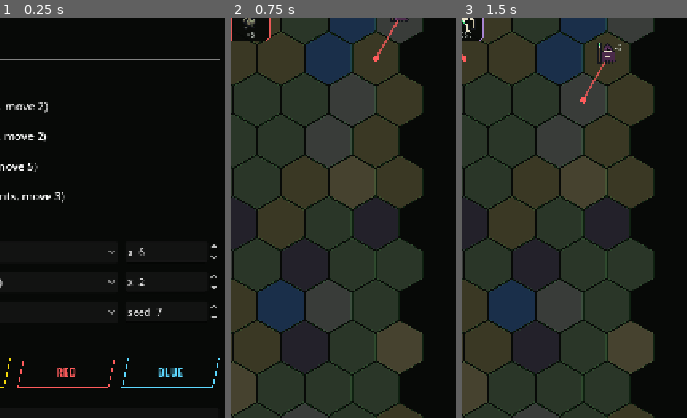
Above: before the commit, frames 1-3 (left to right).
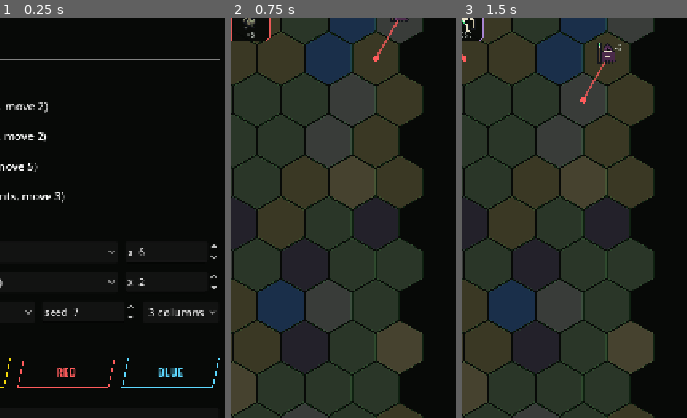
Above: after the commit, the same moments.

Repository: ryanjdmartin/riftgate
Game: Godot game, scene res://game/harness.tscn
The game is run twice, just before and just after one commit, with the same random seed, the same clock (stepped at 60 frames per second) and the same inputs.
Inputs:
- Up to frame 1 (0.25 s): no input
- Up to frame 2 (0.75 s): click "Battle" at 0.5 s
- Up to frame 3 (1.5 s): click "RESOLVE" at 1.25 s
The pictures show only the part of the screen within x 47-97%, y 6-56%; the shares and areas given below are measured in that part.

The runs differ from the first frame. In frame 1, 0.5% of the frame differs, in the area x 11-97%, y 71-75%; in frame 2, nothing differs; in frame 3, nothing differs.

Commit message:
Formation width as a setting; horde design direction; art lab page
- Skirmish.new(seed, columns): front and back sized to the width; every loop uses it.
  Battle.columns passes it to each skirmish; the harness has a 3/4 columns picker;
  RIFTGATE_COLUMNS=4 for the standalone screen. Three by default. Column centres on the
  screen come from the count (210 px pitch for three, 176 for four).
- Bible: few machines versus a horde as the fantasy the hooks come from (area damage,
  taunt, mitigation, non-optimal rank and file, thought-through demon and eldritch tiers,
  commander units whose death scrambles a squad's targeting); enemy content is proof of
  concept and will be replaced; open questions added.
- docs/art-lab.html collects every art experiment with what each showed; images under
  docs/art-lab/, third-party-derived ones under the ignored docs/art-lab/ext/.

Tests: 116 tests, 1478 checks, 0 failures.

Co-Authored-By: Claude Fable 5.1 <noreply@anthropic.com>

Diff:
--- a/game/harness.gd
+++ b/game/harness.gd
@@ -16,6 +16,7 @@
 var _count_b: SpinBox
 var _boss: OptionButton
 var _seed: SpinBox
+var _columns: OptionButton
 var _menu: Control
 var _current: Node = null
 
@@ -96,6 +97,13 @@
 	row_c.add_child(_boss)
 	_seed = _spin("seed", 1, 9999, 7)
 	row_c.add_child(_seed)
+	_columns = OptionButton.new()
+	_columns.add_theme_font_size_override("font_size", 18)
+	for n in [3, 4]:
+		_columns.add_item("%d columns" % n)
+		_columns.set_item_metadata(_columns.item_count - 1, n)
+	_columns.select(0)
+	row_c.add_child(_columns)
 
 	col.add_child(_label("HUD colour", 20, Palette.INK))
 	var swatches := HBoxContainer.new()
@@ -171,7 +179,7 @@
 
 
 func _on_fight() -> void:
-	var sk := Skirmish.new(int(_seed.value))
+	var sk := Skirmish.new(int(_seed.value), int(_columns.get_item_metadata(_columns.selected)))
 	var uid := 1
 	for id in _chassis_checks.keys():
 		if _chassis_checks[id].button_pressed:
@@ -221,6 +229,7 @@
 	if fac.is_empty() or not db.factions.has(fac):
 		fac = "undead"
 	var b := Battle.new(int(_seed.value))
+	b.columns = int(_columns.get_item_metadata(_columns.selected))
 	b.setup(team, fac)
 	var screen: BattleScreen = BATTLE_SCENE.instantiate()
 	screen.battle = b
--- a/game/skirmish/skirmish_screen.gd
+++ b/game/skirmish/skirmish_screen.gd
@@ -23,7 +23,6 @@
 
 const W := 720.0
 const H := 1280.0
-const COL_X := [150.0, 360.0, 570.0]
 const BACK_Y := 60.0
 const FRONT_Y := 254.0
 const SLOT_SIZE := Vector2(150, 194)     # floating gauge 18 + 48x64 foe at 2x + chip row 38
@@ -113,10 +112,10 @@
 
 ## Standalone default, used when the scene runs on its own (screenshots, quick checks): two
 ## chained undead squads. RIFTGATE_TEAM=bulwark,sentinel,raptor,anvil overrides the team;
-## RIFTGATE_ELITE=1 adds the faction's boss as a third unit.
+## RIFTGATE_ELITE=1 adds the faction's boss as a third unit; RIFTGATE_COLUMNS=4 widens the formation.
 static func _default_skirmish() -> Skirmish:
 	var db := ContentDB.load_default()
-	var s := Skirmish.new(7)
+	var s := Skirmish.new(7, int(OS.get_environment("RIFTGATE_COLUMNS")) if not OS.get_environment("RIFTGATE_COLUMNS").is_empty() else Skirmish.DEFAULT_COLUMNS)
 	var team: Array = ["bulwark", "sentinel", "raptor"]
 	var env := OS.get_environment("RIFTGATE_TEAM")
 	if not env.is_empty():
@@ -139,8 +138,13 @@
 func _build() -> void:
 	for c in get_children():
 		c.queue_free()
-	_slot_views = [[null, null, null], [null, null, null]]
-	_massive_views = [null, null, null]
+	_slot_views = [[], []]
+	for rank in range(2):
+		_slot_views[rank].resize(sk.columns)
+		_slot_views[rank].fill(null)
+	_massive_views = []
+	_massive_views.resize(sk.columns)
+	_massive_views.fill(null)
 	_mech_views.clear()
 	_dice.clear()
 	custom_minimum_size = Vector2(W, H)
@@ -168,12 +172,12 @@
 
 	# Formation: six slot views, three massive views (hidden until needed). Ranks need no
 	# label; the back rank is the one behind.
-	for col in range(Skirmish.COLUMNS):
+	for col in range(sk.columns):
 		for rank in range(2):
 			var v := UnitView.new()
 			v.is_enemy = true
 			var y := FRONT_Y if rank == 0 else BACK_Y
-			_place(v, Vector2(COL_X[col] - SLOT_SIZE.x * 0.5, y), SLOT_SIZE)
+			_place(v, Vector2(_col_x(col) - SLOT_SIZE.x * 0.5, y), SLOT_SIZE)
 			v.held.connect(_on_foe_held.bind(v))
 			v.hold_released.connect(_on_hold_released)
 			v.double_tapped.connect(_on_foe_double_tapped.bind(v))
@@ -182,7 +186,7 @@
 		mv.is_enemy = true
 		mv.massive = true
 		mv.visible = false
-		_place(mv, Vector2(COL_X[col] - MASSIVE_SIZE.x * 0.5, BACK_Y), MASSIVE_SIZE)
+		_place(mv, Vector2(_col_x(col) - MASSIVE_SIZE.x * 0.5, BACK_Y), MASSIVE_SIZE)
 		mv.held.connect(_on_foe_held.bind(mv))
 		mv.hold_released.connect(_on_hold_released)
 		mv.double_tapped.connect(_on_foe_double_tapped.bind(mv))
@@ -417,6 +421,13 @@
 	return W * 0.5 + (i - (n - 1) * 0.5) * PITCH
 
 
+## Enemy column centres: three columns at a wide pitch, four at a tight one.
+func _col_x(col: int) -> float:
+	var n := sk.columns
+	var pitch := 210.0 if n <= 3 else minf(176.0, (W - 16.0) / n)
+	return W * 0.5 + (col - (n - 1) * 0.5) * pitch
+
+
 func _place(c: Control, pos: Vector2, sz: Vector2) -> void:
 	c.position = pos
 	c.size = sz
@@ -452,7 +463,7 @@
 		elif f != null and f.kind != Face.Kind.BLANK:
 			support = true
 
-	for col in range(Skirmish.COLUMNS):
+	for col in range(sk.columns):
 		var front_foe := sk.foe_at(0, col)
 		var massive := front_foe != null and front_foe.is_massive()
 		var mv: UnitView = _massive_views[col]
--- a/sim/battle.gd
+++ b/sim/battle.gd
@@ -37,6 +37,7 @@
 var current: Skirmish = null
 var last_result: Battlefield.PhaseResult = null
 var skirmishes_fought: int = 0
+var columns: int = Skirmish.DEFAULT_COLUMNS   # formation width for every skirmish this battle opens
 
 
 func _init(seed_arg: int = 1) -> void:
@@ -173,7 +174,7 @@
 
 ## The mechs of the group fight every foe the group's squads unpack into.
 func _build_skirmish(group: Array) -> Skirmish:
-	var sk := Skirmish.new(rng.randi())
+	var sk := Skirmish.new(rng.randi(), columns)
 	for u in group:
 		if not field.units.has(u):
 			continue
--- a/sim/skirmish.gd
+++ b/sim/skirmish.gd
@@ -20,7 +20,7 @@
 enum State { SETUP, ROUND_START, ASSIGN, DONE }
 enum Outcome { NONE, VICTORY, DEFEAT, WITHDRAWN }
 
-const COLUMNS := 3
+const DEFAULT_COLUMNS := 3   # the formation's width; four makes more of a horde
 const REROLLS_PER_ROUND := 3
 const DANGER_CLOSE_DIVISOR := 2
 const BURN_PER_STACK := 10          # damage each stack deals per round
@@ -50,8 +50,9 @@
 var rng := RandomNumberGenerator.new()
 var mechs: Array[MechState] = []
 var squads: Array[Unit] = []
-var front: Array = [null, null, null]
-var back: Array = [null, null, null]
+var columns: int = DEFAULT_COLUMNS
+var front: Array = []
+var back: Array = []
 var pool: Array[Foe] = []
 var round: int = 0
 var rerolls_left: int = 0
@@ -63,8 +64,13 @@
 var last_roll: Dictionary = {}
 
 
-func _init(seed_value: int = 0) -> void:
+func _init(seed_value: int = 0, columns_arg: int = DEFAULT_COLUMNS) -> void:
 	rng.seed = seed_value
+	columns = maxi(1, columns_arg)
+	front.resize(columns)
+	front.fill(null)
+	back.resize(columns)
+	back.fill(null)
 
 
 # ---------------------------------------------------------------- setup
@@ -218,7 +224,7 @@
 	var f := ms.face()
 	if f == null or not f.is_attack():
 		return out
-	for col in range(COLUMNS):
+	for col in range(columns):
 		if front[col] != null and not out.has(front[col]):
 			out.append(front[col])
 		if back[col] != null and not out.has(back[col]) and (f.reach == Face.Reach.INDIRECT or is_exposed(col)):
@@ -356,7 +362,7 @@
 	var hit: Array[Foe] = [target]
 	if f.has(Face.Keyword.CLEAVE):
 		for c in [target.column - 1, target.column + 1]:
-			if c >= 0 and c < COLUMNS:
+			if c >= 0 and c < columns:
 				var n := foe_at(target.rank, c)
 				if n != null and not hit.has(n):
 					hit.append(n)
@@ -455,7 +461,7 @@
 # ---------------------------------------------------------------- formation
 
 func _clear_dead() -> void:
-	for col in range(COLUMNS):
+	for col in range(columns):
 		for rank in [front, back]:
 			var f: Foe = rank[col]
 			if f != null and not f.alive():
@@ -467,7 +473,7 @@
 
 ## Back-rank foes that do not prefer the back step up into an empty front slot.
 func _advance() -> void:
-	for col in range(COLUMNS):
+	for col in range(columns):
 		if front[col] == null and back[col] != null and not back[col].prefers_back and not back[col].is_massive():
 			var f: Foe = back[col]
 			back[col] = null
@@ -479,19 +485,19 @@
 ## front-preferrers only, and back slots take back-preferrers first, then anyone waiting
 ## to step up.
 func _fill_from_pool() -> void:
-	for col in range(COLUMNS):
+	for col in range(columns):
 		if front[col] == null and back[col] == null:
 			var i := _pool_index_massive()
 			if i >= 0:
 				var f: Foe = pool.pop_at(i)
 				_place(f, 0, col)
 				back[col] = f
-	for col in range(COLUMNS):
+	for col in range(columns):
 		if front[col] == null:
 			var i := _pool_index(false, false)
 			if i >= 0:
 				_place(pool.pop_at(i), 0, col)
-	for col in range(COLUMNS):
+	for col in range(columns):
 		if back[col] == null:
 			var i := _pool_index(true, true)
 			if i >= 0:
--- a/tests/test_screen.gd
+++ b/tests/test_screen.gd
@@ -259,3 +259,22 @@
 			assert_false(s._slot_views[1][col].visible, "both of them")
 	assert_eq(massive_cols, 1, "one column shows the massive elite")
 	s.free()
+
+
+func test_screen_lays_out_four_columns() -> void:
+	var db := ContentDB.load_default()
+	var sk := Skirmish.new(4, 4)
+	for id in ["bulwark", "sentinel"]:
+		sk.add_mech(db.make_mech(id))
+	var ghouls := Unit.squad(1, "ghouls", Vector2i.ZERO, "undead", 2, 8, "ghoul")
+	sk.add_foes(db.foes_for(ghouls), ghouls)
+	var s := SkirmishScreen.new()
+	s.setup(sk)
+	assert_eq(s._slot_views[0].size(), 4, "four front views")
+	assert_eq(s._massive_views.size(), 4, "four massive views")
+	var first: UnitView = s._slot_views[0][0]
+	var last: UnitView = s._slot_views[0][3]
+	assert_true(first.position.x >= 0.0, "first column inside the screen")
+	assert_true(last.position.x + last.size.x <= SkirmishScreen.W, "last column inside the screen")
+	assert_true(s._view_foe.size() == 8, "eight foes shown")
+	s.free()
--- a/tests/test_skirmish.gd
+++ b/tests/test_skirmish.gd
@@ -560,3 +560,25 @@
 		sk.reroll([0, 1, 2])
 		for i in range(3):
 			assert_true(sk.mechs[i].face().to_dict() != before[i], "seed %d mech %d shows a different face" % [seed_value, i])
+
+
+func test_four_columns_fill_and_reach() -> void:
+	var sk := Skirmish.new(1, 4)
+	sk.add_mech(_mech("A", Die.single(Face.attack(20, L, K.CLEAVE))))
+	var foes: Array = []
+	for i in range(10):
+		foes.append(_ghoul(50))
+	sk.add_foes(foes)
+	sk.begin()
+	assert_eq(sk.columns, 4, "four wide")
+	assert_eq(sk.front.size(), 4, "four front slots")
+	assert_eq(sk.field_foes().size(), 8, "eight on the field")
+	assert_eq(sk.pool.size(), 2, "two wait in the pool")
+	sk.start_round()
+	assert_eq(sk.targets_for(0).size(), 4, "every front foe is a line target")
+	assert_true(sk.assign(0, sk.front[3]), "cleave the right edge")
+	assert_eq(sk.front[3].hp, 30, "edge took 20")
+	assert_eq(sk.front[2].hp, 30, "its one neighbour took 20")
+	assert_eq(sk.front[1].hp, 50, "the far column is untouched")
+	var three := Skirmish.new(1)
+	assert_eq(three.columns, Skirmish.DEFAULT_COLUMNS, "three by default")
Binary file added: docs/art-lab/bulwark_hybrid_chunk2_4x.png
Binary file added: docs/art-lab/bulwark_hybrid_cut_4x.png
Binary file added: docs/art-lab/bulwark_render_64x96.png
Binary file added: docs/art-lab/ghoul_cut_4x.png
Binary file added: docs/art-lab/iso_compare.png
Binary file added: docs/art-lab/model_bulwark_from_render.png
Binary file added: docs/art-lab/model_bulwark_prompt_only_1.png
Binary file added: docs/art-lab/model_bulwark_prompt_only_2.png
Binary file added: docs/art-lab/model_ghoul_candidates.png
Binary file added: docs/art-lab/model_ghoul_pick.png
Binary file added: docs/art-lab/skirmish_hybrid_bulwark.png
Not shown, changed: docs/status.md
